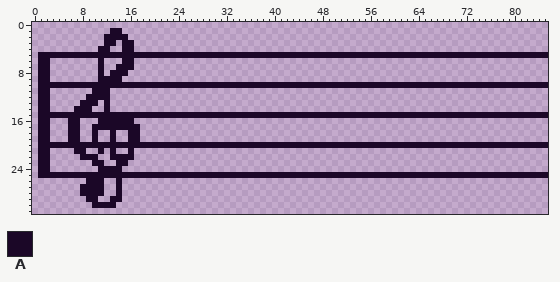
A pixel-art file gets an edit: Assets/Sprites/Aseprite/Sheet music.aseprite. Above: the version before the commit.
86x32 pixels, 1 frame.
Palette (. is transparent): A #1b0727
Pixels before (only the part around the change), first column x 0:
 0 ......................................................................................
 1 .............AA.......................................................................
 2 ............AAAA......................................................................
 3 ............AA.AA.....................................................................
 4 ...........AA..AA.....................................................................
 5 .AAAAAAAAAAAAAAAAAAAAAAAAAAAAAAAAAAAAAAAAAAAAAAAAAAAAAAAAAAAAAAAAAAAAAAAAAAAAAAAAAAAAA
 6 .AA........A...AA.....................................................................
 7 .AA........A..AAA.....................................................................
 8 .AA........A.AAA......................................................................
 9 .AA........AAAA.......................................................................
10 .AAAAAAAAAAAAAAAAAAAAAAAAAAAAAAAAAAAAAAAAAAAAAAAAAAAAAAAAAAAAAAAAAAAAAAAAAAAAAAAAAAAAA
11 .AA.......AAA.........................................................................
12 .AA......AAAA.........................................................................
13 .AA.....AAA.A.........................................................................
14 .AA....AAA..A.........................................................................
15 .AAAAAAAAAAAAAAAAAAAAAAAAAAAAAAAAAAAAAAAAAAAAAAAAAAAAAAAAAAAAAAAAAAAAAAAAAAAAAAAAAAAAA
16 .AA...AA...AAAAAA.....................................................................
17 .AA...AA..AAAAAAAA....................................................................
18 .AA...AA..A..A..AA....................................................................
19 .AA...AA..A..A..AA....................................................................
20 .AAAAAAAAAAAAAAAAAAAAAAAAAAAAAAAAAAAAAAAAAAAAAAAAAAAAAAAAAAAAAAAAAAAAAAAAAAAAAAAAAAAAA
21 .AA....AA..A.A..A.....................................................................
22 .AA.....AAA..AAAA.....................................................................
23 .AA.......AA..AA......................................................................
24 .AA........AAAA.......................................................................
25 .AAAAAAAAAAAAAAAAAAAAAAAAAAAAAAAAAAAAAAAAAAAAAAAAAAAAAAAAAAAAAAAAAAAAAAAAAAAAAAAAAAAAA
26 .........AAA..A.......................................................................
27 ........AAAA..A.......................................................................
28 ........AAAA..A.......................................................................
29 .........AA..AA.......................................................................
30 ..........AAAA........................................................................
31 ......................................................................................
Once edited:
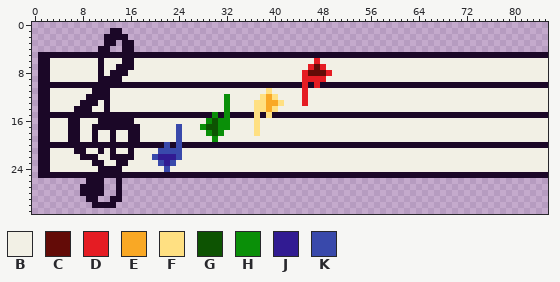
Colours new in this view: B #f2f0e5  C #630b07  D #e51c23  E #f9a825  F #ffe082  G #0d5302  H #0a8f08  J #311b92  K #3949ab
The edit:
layer "Layer 4" added
layer "Layer 3" now shown
Changed rows in their new state; - is an unchanged pixel.
Layers "Layer 3", "Layer 4":
first column x 3:
 6 BBBBBBBB-BBB--BBBBBBBBBBBBBBBBBBBBBBBBBBBBBBDBBBBBBBBBBBBBBBBBBBBBBBBBBBBBBBBBBBBBB
 7 BBBBBBBB-BB---BBBBBBBBBBBBBBBBBBBBBBBBBBBBBDCDBBBBBBBBBBBBBBBBBBBBBBBBBBBBBBBBBBBBB
 8 BBBBBBBB-B---BBBBBBBBBBBBBBBBBBBBBBBBBBBBBDCCCDBBBBBBBBBBBBBBBBBBBBBBBBBBBBBBBBBBBB
 9 BBBBBBBB----BBBBBBBBBBBBBBBBBBBBBBBBBBBBBBDDDDBBBBBBBBBBBBBBBBBBBBBBBBBBBBBBBBBBBBB
10 ------------------------------------------D-D--------------------------------------
11 BBBBBBB---BBBBBBBBBBBBBBBBBBBBBBBBBBFBBBBBDBBBBBBBBBBBBBBBBBBBBBBBBBBBBBBBBBBBBBBBB
12 BBBBBB----BBBBBBBBBBBBBBBBBBBHBBBBBFEFBBBBDBBBBBBBBBBBBBBBBBBBBBBBBBBBBBBBBBBBBBBBB
13 BBBBB---B-BBBBBBBBBBBBBBBBBBBHBBBBFFEEFBBBDBBBBBBBBBBBBBBBBBBBBBBBBBBBBBBBBBBBBBBBB
14 BBBB---BB-BBBBBBBBBBBBBBBBBBBHBBBBFFEFBBBBBBBBBBBBBBBBBBBBBBBBBBBBBBBBBBBBBBBBBBBBB
15 ---------------------------H-H----F-F----------------------------------------------
16 BBB--BBB------BBBBBBBBBBBBHGHHBBBBFBBBBBBBBBBBBBBBBBBBBBBBBBBBBBBBBBBBBBBBBBBBBBBBB
17 BBB--BB--------BBBBBBKBBBHGGHHBBBBFBBBBBBBBBBBBBBBBBBBBBBBBBBBBBBBBBBBBBBBBBBBBBBBB
18 BBB--BB-BB-BB--BBBBBBKBBBBHGHBBBBBFBBBBBBBBBBBBBBBBBBBBBBBBBBBBBBBBBBBBBBBBBBBBBBBB
19 BBB--BB-BB-BB--BBBBBBKBBBBBHBBBBBBBBBBBBBBBBBBBBBBBBBBBBBBBBBBBBBBBBBBBBBBBBBBBBBBB
20 -------------------K-K-------------------------------------------------------------
21 BBBB--BB-B-BB-BBBBKKKKBBBBBBBBBBBBBBBBBBBBBBBBBBBBBBBBBBBBBBBBBBBBBBBBBBBBBBBBBBBBB
22 BBBBB---BB----BBBKJJJKBBBBBBBBBBBBBBBBBBBBBBBBBBBBBBBBBBBBBBBBBBBBBBBBBBBBBBBBBBBBB
23 BBBBBBB--BB--BBBBBKJKBBBBBBBBBBBBBBBBBBBBBBBBBBBBBBBBBBBBBBBBBBBBBBBBBBBBBBBBBBBBBB
24 BBBBBBBB----BBBBBBBKBBBBBBBBBBBBBBBBBBBBBBBBBBBBBBBBBBBBBBBBBBBBBBBBBBBBBBBBBBBBBBB
Where, in picture pixels (left, top, right, bottom), the same in both pictures:
changed: (50, 58, 548, 172)
